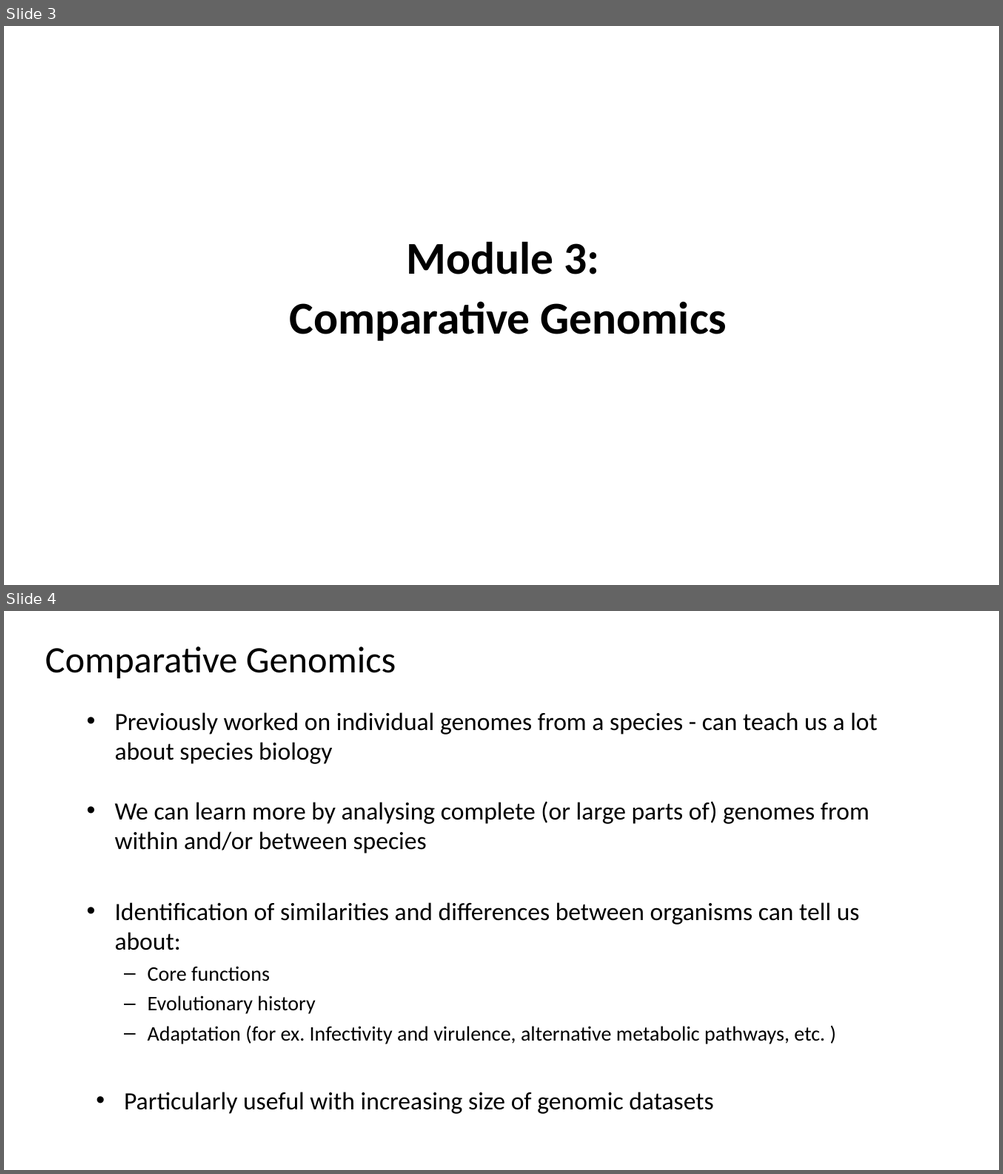
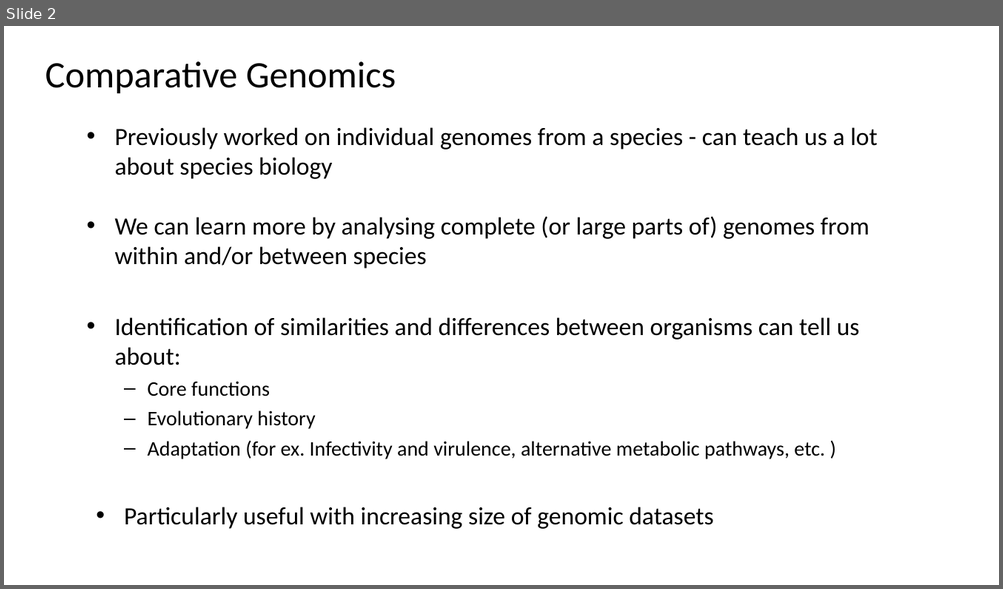
Before and after one commit to stephenrdoyle/LSHTM_ParasiteGenomics, a slide deck: Presentations_2022/LSHTM2022_Talk_ComparativeGenomics.pptx. Shown one above the other, each under a label of ours: slides 3 and 4 before the commit, slide 2 after it. The pictures are 1003x1174 and 1003x589 pixels, drawn with LibreOffice and Linux fonts; fonts in the diff are those of the drawing. Boxes give left, top, right and bottom in pixels: in the first picture for what was removed or moved away, otherwise in the second. Text is boxed around its words. In the diff, an @@ line names an element or a change of style, - is before the commit and + after.

Commit message:
Updated comparative presentation

```diff
--- a/Presentations_2022/LSHTM2022_Talk_ComparativeGenomics.pptx
+++ b/Presentations_2022/LSHTM2022_Talk_ComparativeGenomics.pptx
@@ slide 3 removed at (x1=4, y1=26, x2=999, y2=585), background #FFFFFF @@
@@ subtitle removed at (x1=290, y1=241, x2=727, y2=341) @@
-Module 3:
-Comparative Genomics
@@ what was slide 4 is now slide 2 @@
```
Also in this commit, not shown: 1 slide changed, 1 other slide removed, 1 other file.
